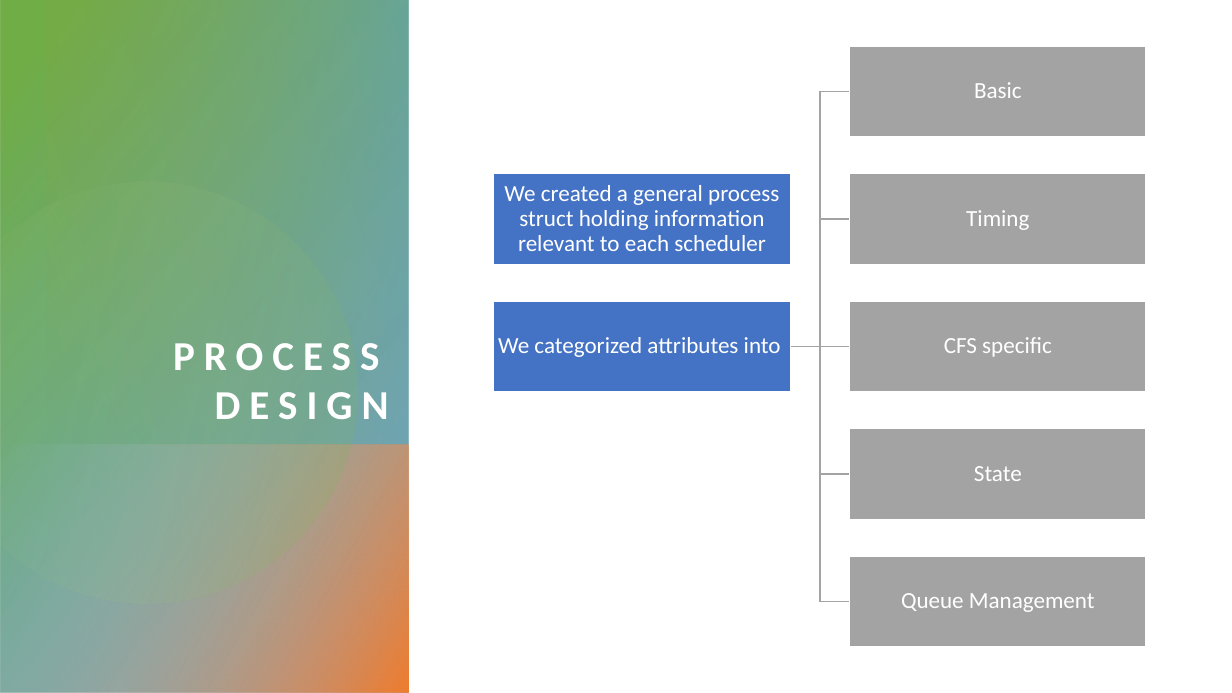
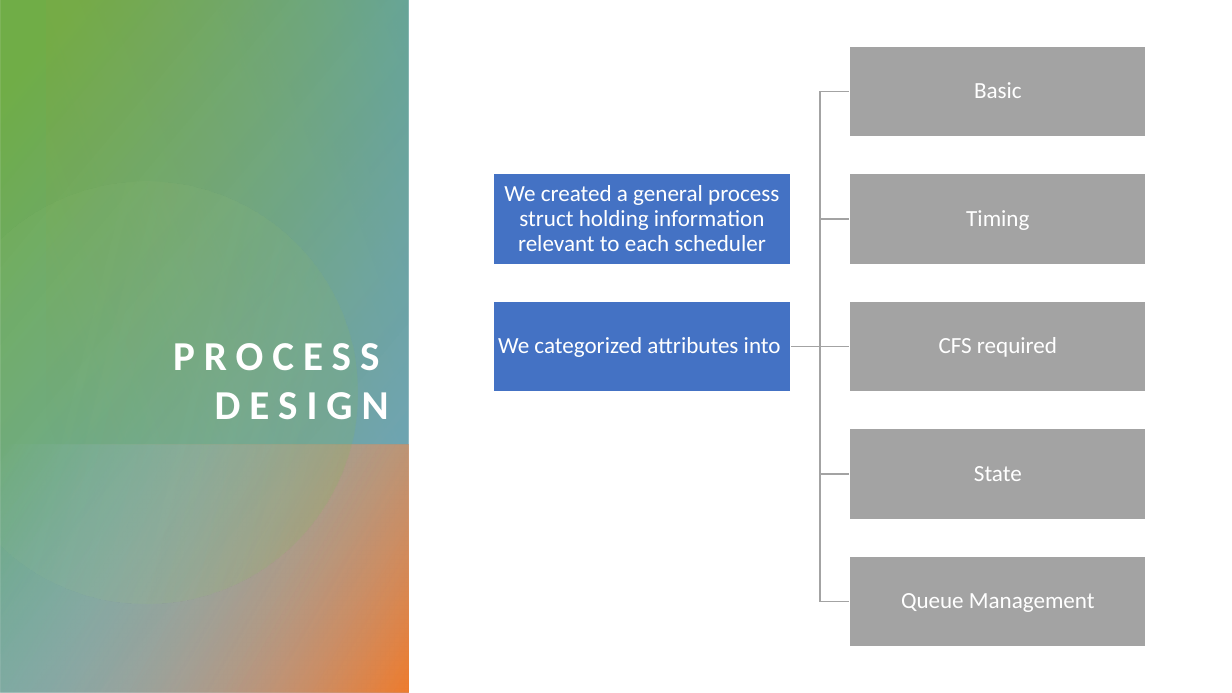
Before and after one commit to nathandekeyrel/os-final-proj, a slide deck: slide 16 of presentation/OS Final Presentation.pptx. Drawn at 1232x693 pixels with LibreOffice and Linux fonts; fonts in the diff are those of the drawing. Boxes give left, top, right and bottom in pixels: in the first picture for what was removed or moved away, otherwise in the second. Text is boxed around its words. In the diff, an @@ line names an element or a change of style, - is before the commit and + after.

```diff
--- a/presentation/OS Final Presentation.pptx
+++ b/presentation/OS Final Presentation.pptx
@@ text at <box>939,337,1057,357</box>: text changed @@
-CFS specific
+CFS required
```
Also in this commit, not shown: 6 other slides changed, 2 slides added, 3 slides removed, 11 other files.
